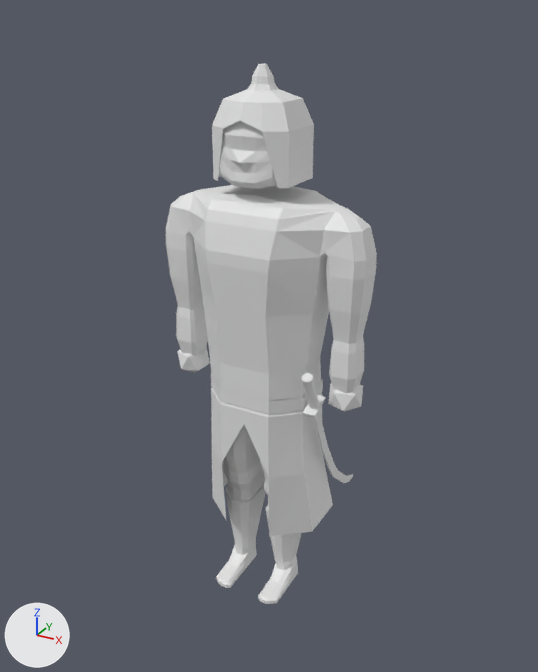
Before and after pictures for a commit that changed the Blender file GameJam2023/Assets/Models/Units/Unit.blend.
Rendered twice from a camera (50 mm lens) standing at (0.792, -1.423, 1.374) and looking at (0.006, 0.007, 0.659). Every picture has the same lights, and +X, +Y and +Z are marked at lower left.
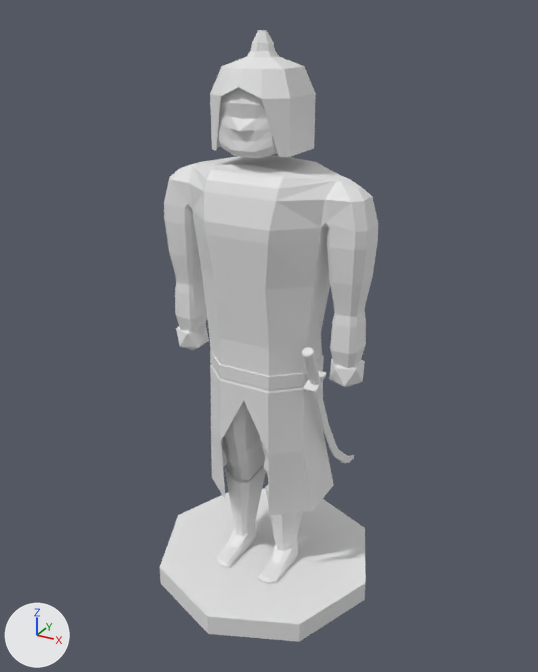
The change in detail:
me_cylinder is used by ob_cylinder; location (0.0, 0.0, 0.0).
me_cylinder had 424 vertices, 411 faces and spanned x -0.255..0.0, y -0.126..0.149, z -0.03..1.212.
me_cylinder now has 430 vertices, 416 faces and spans x -0.255..0.0, y -0.126..0.149, z 0.033..1.275.
me_cylinder part 1: the loose piece of 238 vertices spanning x -0.255..0.0, y -0.126..0.106, z 0.043..1.012 is moved by (0.0, 0.0, 0.063).
me_cylinder part 2: the loose piece of 12 vertices spanning x -0.251..-0.172, y -0.04..0.041, z 0.512..0.601 is moved by (0.0, 0.0, 0.063).
me_cylinder part 3: the loose piece of 64 vertices spanning x -0.076..0.0, y -0.107..0.08, z 1.031..1.212 is moved by (0.0, 0.0, 0.063).
me_cylinder part 4: the loose piece of 70 vertices spanning x -0.109..-0.024, y -0.125..0.069, z -0.03..0.208 is moved by (0.0, 0.0, 0.063).
me_cylinder part 5: the loose piece of 40 vertices spanning x -0.149..0.0, y -0.106..0.149, z 0.163..0.551 is rebuilt with 46 vertices and now spans x -0.149..0.0, y -0.106..0.149, z 0.226..0.614.
me_cylinder_001 is used by ob_cylinder_001; location (0.0, 0.0, 0.0).
me_cylinder_001 had 55 vertices, 47 faces and spanned x -0.091..0.091, y -0.102..0.105, z 1.037..1.271.
me_cylinder_001 now has 55 vertices, 47 faces and spans x -0.093..0.093, y -0.107..0.105, z 1.1..1.334.
me_cylinder_001 part 6: the whole mesh is rebuilt.
me_cube_001 has 90 vertices, 83 faces and spans x 0.137..0.168, y -0.097..0.224, z 0.181..0.631.
me_cube_001 is used by ob_cube; location (0.0, 0.0, 0.0).
me_cube_001 part 7: the whole mesh is moved by (0.0, 0.0, 0.063).
Mesh me_cylinder_002 is new.
It is an 8-sided cylinder along z spanning x -0.29..0.29, y -0.29..0.29, z -0.019..0.036.
Object 'Cylinder.002' (ob_cylinder_002) is new; it shows me_cylinder_002.
Its location is (0.0, 0.0, 0.0).

Pixel boxes (x1, y1, x2, y2) of what changed, in the pictures (538 x 672 px; the box of a moved part takes in the faces that stretch with it):
'Cylinder', reshaped: before (166, 121, 377, 604); after (164, 87, 378, 584)
'Cylinder.002', added: after (160, 488, 366, 642)
'Cylinder.001', reshaped: before (212, 64, 314, 188); after (210, 30, 316, 157)
'Cube', mesh moved: before (301, 373, 353, 483); after (301, 347, 355, 463)
part 1 of me_cylinder, moved or reshaped: before (166, 185, 377, 507); after (164, 156, 378, 486)
part 2 of me_cylinder, moved or reshaped: before (177, 347, 363, 412); after (176, 324, 365, 387)
part 3 of me_cylinder, moved or reshaped: before (220, 121, 277, 189); after (219, 87, 278, 158)
part 4 of me_cylinder, moved or reshaped: before (216, 485, 301, 604); after (216, 465, 302, 584)
part 5 of me_cylinder, rebuilt: before (211, 374, 333, 536); after (210, 350, 334, 516)
